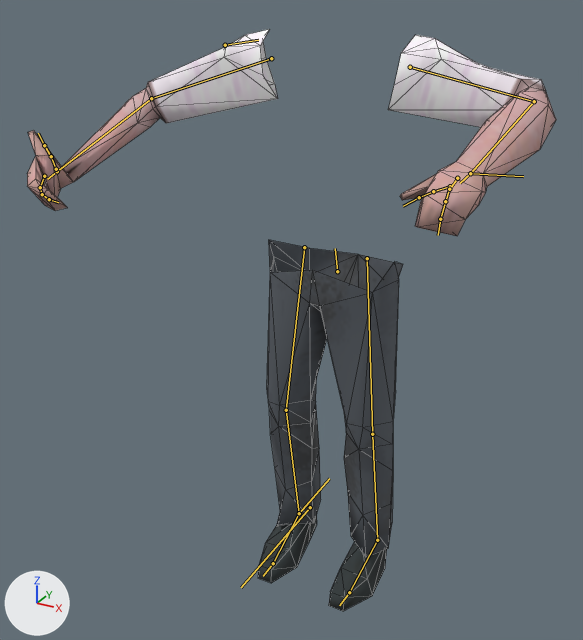
Before and after pictures for a commit that changed the FBX model Assets/_Graphics/Meshes/Characters/SK_FP_Character.fbx.
Camera for both pictures: a camera (50 mm lens) standing at (0.931, -1.912, 1.812) and looking at (-0.034, -0.158, 0.935). The axes (+X, +Y, +Z) are drawn at lower left. The lights are the same throughout. The older version comes first. Both versions are drawn at frame 8 of the action 'metarig|HandLAction'; the numbers are the values there. The bones that change, and the others that lie on the model, are drawn over the model as lines. Mesh edges are drawn as thin lines.

Names of what the first picture shows: 'Character'.
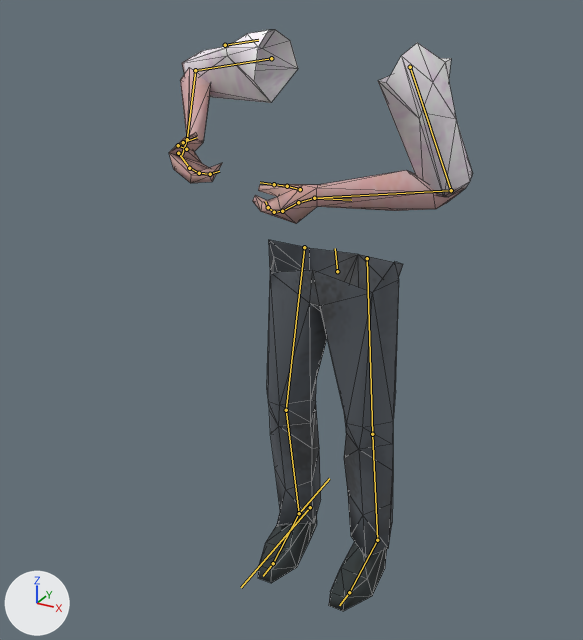
What the commit changed:
Bone 'upper_arm.L' (bone_upper_arm_l) turns from (24, 7, 3) to (12, 70, -62) degrees about its own x, y and z.
Bone 'forearm.L' (bone_forearm_l) turns from (68, -2, 3) to (104, -4, 3) degrees about its own x, y and z.
Bone 'hand.L' (bone_hand_l) turns from (0, -8, 0) to (-27, -32, -5) degrees about its own x, y and z.
Bone 'upper_arm.R' (bone_upper_arm_r) turns from (35, -13, 0) to (-10, -29, 19) degrees about its own x, y and z.
Bone 'forearm.R' (bone_forearm_r) turns from (46, 1, -2) to (121, 4, -2) degrees about its own x, y and z.
Bone 'hand.R' (bone_hand_r) turns from (56, 73, 47) to (-83, 49, -49) degrees about its own x, y and z.
Bone 'thumb.01.R' (bone_thumb_01_r) turns from (-51, -4, 0) to (-53, 12, -11) degrees about its own x, y and z.
Bone 'thumb.02.R' (bone_thumb_02_r) turns from (0, 0, 0) to (0, 5, -64) degrees about its own x, y and z.
Bone 'thumb.03.R' (bone_thumb_03_r) turns from (0, 0, 0) to (3, -3, -65) degrees about its own x, y and z.
Bone 'palm.02.R' (bone_palm_02_r) turns from (22, 3, 0) to (54, -1, 13) degrees about its own x, y and z.

Boxes [x1, y1, x2, y2] around the edits, measured in the pictures (583 x 640 px):
'Character', posed (42% narrower): before [27, 29, 556, 611]; after [169, 29, 473, 611]
bone 'upper_arm.L', root to tip: before (410, 67) to (534, 101); after (410, 67) to (451, 190)
bone 'forearm.L', root to tip: before (534, 101) to (470, 173); after (451, 190) to (314, 198)
bone 'hand.L', root to tip: before (470, 173) to (460, 183); after (314, 198) to (299, 202)
bone 'upper_arm.R', root to tip: before (271, 58) to (151, 98); after (271, 58) to (195, 70)
bone 'forearm.R', root to tip: before (151, 98) to (57, 171); after (195, 70) to (187, 139)
bone 'hand.R', root to tip: before (57, 171) to (47, 179); after (187, 139) to (182, 155)
bone 'thumb.01.R', root to tip: before (56, 169) to (51, 156); after (186, 149) to (178, 145)
bone 'thumb.02.R', root to tip: before (51, 156) to (44, 145); after (178, 145) to (183, 142)
bone 'thumb.03.R', root to tip: before (44, 145) to (38, 133); after (183, 142) to (197, 137)
bone 'palm.02.R', root to tip: before (44, 176) to (40, 187); after (178, 153) to (189, 168)
